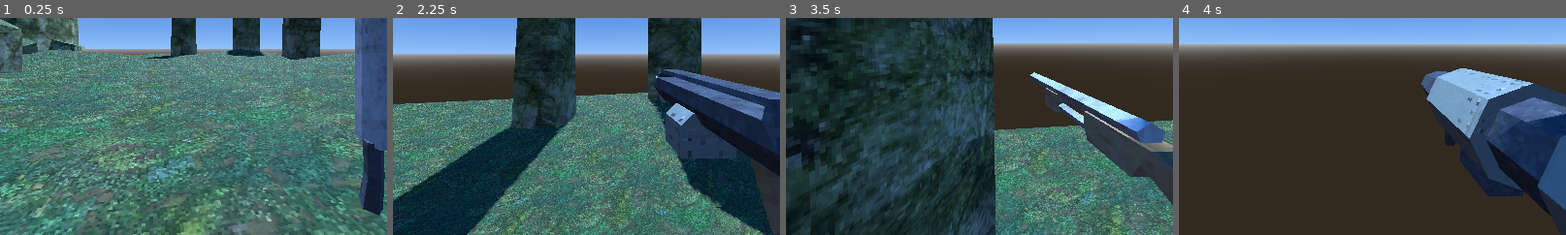
Above: before the commit, frames 1-4 (left to right).
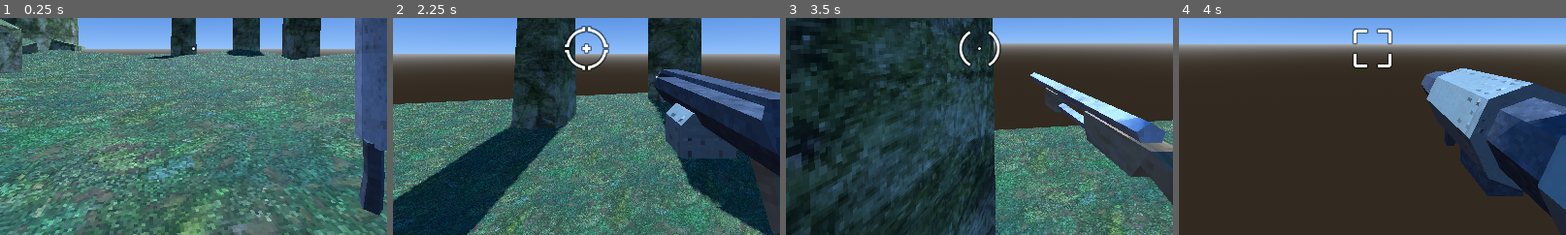
Above: after the commit, the same moments.

Repository: DavidWalshCode/Eldritch-Echoes
Game: Godot game, scene res://levels/level_1.tscn
The game is run twice, just before and just after one commit, with the same random seed, the same clock (stepped at 60 frames per second) and the same inputs.
Inputs (mouse positions are % of the whole screen's width and height, from its top left):
- Up to frame 1 (0.25 s): no input
- Up to frame 2 (2.25 s): tap Enter at 0.5 s; move the mouse to (55, 50) at 0.52 s; press the mouse at (55, 50) at 0.53 s; hold W (move_forwards) from 0.53 s (still down); tap Space (jump) at 0.77, 1.52 s; move the mouse to (45, 50) at 1.27 s; release the mouse at (45, 50) at 1.28 s; tap 1 at 1.35 s; move the mouse to (52, 48) at 2.02 s; tap 2 at 2.1 s
- Up to frame 3 (3.5 s): keep holding W (move_forwards); move the mouse to (49, 52) at 2.77 s; tap 3 at 2.85 s; tap Space (jump) at 3.02 s
- Up to frame 4 (4 s): keep holding W (move_forwards); move the mouse to (57, 51) at 3.52 s; tap 4 at 3.6 s; tap Space (jump) at 3.77 s
The pictures show only the part of the screen within x 25-75%, y 43-93%; the shares and areas given below are measured in that part.

The runs differ from the first frame. In frame 1, less than 0.1% of the frame differs, in the area x 49-51%, y 12-16%; in frame 2, 0.8%, in the area x 44-56%, y 3-25%; in frame 3, 0.4%; in frame 4, 0.6%.

Commit message:
Adding explosion effects for rocket launcher and crosshairs for all weapons

Diff:
--- a/characters/player/player.tscn
+++ b/characters/player/player.tscn
@@ -11,14 +11,18 @@
 [ext_resource type="PackedScene" uid="uid://cbtf6d7s603ra" path="res://weapons/attackemitters/area_damage_emitter.tscn" id="6_jrgnc"]
 [ext_resource type="PackedScene" uid="uid://nvmmiy60msaq" path="res://weapons/assets/rawweapons/shotgun.glb" id="6_ppfjd"]
 [ext_resource type="PackedScene" uid="uid://cseo8mpaiiufc" path="res://weapons/attackemitters/attack_emitter.tscn" id="7_bs2up"]
+[ext_resource type="Texture2D" uid="uid://caugx3v714q77" path="res://weapons/crosshairs/crosshair001.png" id="8_6pibq"]
 [ext_resource type="PackedScene" uid="uid://dkceu074onyx3" path="res://effects/muzzleflash/muzzle_flash.tscn" id="8_a6f6a"]
 [ext_resource type="PackedScene" uid="uid://dm2b4wrpid53g" path="res://weapons/attackemitters/hit_scan_attack_emitter.tscn" id="8_de1u1"]
 [ext_resource type="PackedScene" uid="uid://cd7ygljv63g7b" path="res://effects/muzzleflash/muzzleflash1.glb" id="9_k8nox"]
 [ext_resource type="PackedScene" uid="uid://cbi2uae24fd3r" path="res://effects/muzzleflash/muzzleflash3.glb" id="11_i3xgg"]
+[ext_resource type="Texture2D" uid="uid://b4uy7f6g3bq3i" path="res://weapons/crosshairs/crosshair065.png" id="12_8u8ct"]
 [ext_resource type="PackedScene" uid="uid://qrw2plryhi4p" path="res://weapons/attackemitters/burst_emitter.tscn" id="12_7642p"]
 [ext_resource type="PackedScene" uid="uid://dvih676eskm1v" path="res://weapons/attackemitters/spray_emitter.tscn" id="13_gux8a"]
 [ext_resource type="PackedScene" uid="uid://bc1qcptontamp" path="res://effects/muzzleflash/muzzleflash2.glb" id="16_t5aqn"]
 [ext_resource type="PackedScene" uid="uid://bm64bcj3p4lw5" path="res://weapons/attackemitters/projectile_emitter.tscn" id="17_mbee8"]
+[ext_resource type="Texture2D" uid="uid://dc8s7imd1wp3a" path="res://weapons/crosshairs/crosshair066.png" id="17_o80jd"]
+[ext_resource type="Texture2D" uid="uid://lg4u0xaqktbg" path="res://weapons/crosshairs/crosshair026.png" id="21_qbo7u"]
 
 [sub_resource type="CapsuleShape3D" id="CapsuleShape3D_xwpu4"]
 
@@ -296,6 +300,21 @@
 [node name="RayCast3D" parent="Camera3D/WeaponManager/Weapons/Machete/AttackEmitter/HitScanAttackEmitter" index="0"]
 target_position = Vector3(0, 0, -2)
 
+[node name="Crosshair" type="TextureRect" parent="Camera3D/WeaponManager/Weapons/Machete"]
+anchors_preset = 8
+anchor_left = 0.5
+anchor_top = 0.5
+anchor_right = 0.5
+anchor_bottom = 0.5
+offset_left = -36.0
+offset_top = -36.0
+offset_right = 36.0
+offset_bottom = 36.0
+grow_horizontal = 2
+grow_vertical = 2
+size_flags_horizontal = 4
+texture = ExtResource("8_6pibq")
+
 [node name="MachineGun" type="Node3D" parent="Camera3D/WeaponManager/Weapons"]
 transform = Transform3D(1, 0, 0, 0, 1, 0, 0, 0, 1, 0, 0, -0.104714)
 visible = false
@@ -324,6 +343,21 @@
 [node name="muzzleflash1" parent="Camera3D/WeaponManager/Weapons/MachineGun/Graphics/MuzzleFlash" instance=ExtResource("9_k8nox")]
 transform = Transform3D(-2.05908, 0, 1.38254e-07, 0, 1.69976, 0, -1.80011e-07, 0, -1.58144, -0.00195646, 0.000213146, 0.0173593)
 
+[node name="Crosshair" type="TextureRect" parent="Camera3D/WeaponManager/Weapons/MachineGun"]
+anchors_preset = 8
+anchor_left = 0.5
+anchor_top = 0.5
+anchor_right = 0.5
+anchor_bottom = 0.5
+offset_left = -36.0
+offset_top = -36.0
+offset_right = 36.0
+offset_bottom = 36.0
+grow_horizontal = 2
+grow_vertical = 2
+size_flags_horizontal = 4
+texture = ExtResource("12_8u8ct")
+
 [node name="Shotgun" type="Node3D" parent="Camera3D/WeaponManager/Weapons"]
 transform = Transform3D(1, 0, 0, 0, 1, 0, 0, 0, 1, 0, 0, 0.0563715)
 visible = false
@@ -357,6 +391,21 @@
 
 [node name="HitScanAttackEmitter" parent="Camera3D/WeaponManager/Weapons/Shotgun/AttackEmitter/BurstEmitter/SprayEmitter" instance=ExtResource("8_de1u1")]
 
+[node name="Crosshair" type="TextureRect" parent="Camera3D/WeaponManager/Weapons/Shotgun"]
+anchors_preset = 8
+anchor_left = 0.5
+anchor_top = 0.5
+anchor_right = 0.5
+anchor_bottom = 0.5
+offset_left = -36.0
+offset_top = -36.0
+offset_right = 36.0
+offset_bottom = 36.0
+grow_horizontal = 2
+grow_vertical = 2
+size_flags_horizontal = 4
+texture = ExtResource("17_o80jd")
+
 [node name="RocketLauncher" type="Node3D" parent="Camera3D/WeaponManager/Weapons"]
 script = ExtResource("4_qyhjh")
 damage = 40
@@ -382,6 +431,21 @@
 
 [node name="ProjectileEmitter" parent="Camera3D/WeaponManager/Weapons/RocketLauncher/AttackEmitter" instance=ExtResource("17_mbee8")]
 
+[node name="Crosshair" type="TextureRect" parent="Camera3D/WeaponManager/Weapons/RocketLauncher"]
+anchors_preset = 8
+anchor_left = 0.5
+anchor_top = 0.5
+anchor_right = 0.5
+anchor_bottom = 0.5
+offset_left = -36.0
+offset_top = -36.0
+offset_right = 36.0
+offset_bottom = 36.0
+grow_horizontal = 2
+grow_vertical = 2
+size_flags_horizontal = 4
+texture = ExtResource("21_qbo7u")
+
 [node name="CharacterMover" parent="." instance=ExtResource("2_k2lt6")]
 jump_force = 15.0
 
--- a/characters/player/weapon_manager.gd
+++ b/characters/player/weapon_manager.gd
@@ -22,7 +22,7 @@
 
 func disable_all_weapons():
 	for weapon in weapons:
-		if has_method("set_active"):
+		if weapon.has_method("set_active"):
 			weapon.set_active(false)
 		else:
 			weapon.hide()
@@ -51,7 +51,7 @@
 	current_slot = slot_index
 	current_weapon = weapons[current_slot]
 
-	if has_method("set_active"):
+	if current_weapon.has_method("set_active"):
 		current_weapon.set_active(true)
 	else:
 		current_weapon.show()
--- a/weapons/projectiles/rocket.gd
+++ b/weapons/projectiles/rocket.gd
@@ -7,3 +7,9 @@
 	$TrailSmokeParticles.emitting = false
 	area_damage_emitter.damage = damage
 	area_damage_emitter.fire()
+
+	$ExplosionFireball.restart()
+	$ExplosionSparkParticles.restart()
+
+	await get_tree().create_timer(0.15).timeout
+	$ExplosionSmokeParticles
--- a/weapons/projectiles/rocket.tscn
+++ b/weapons/projectiles/rocket.tscn
@@ -1,9 +1,10 @@
-[gd_scene load_steps=14 format=3 uid="uid://opt6mrqu2jqe"]
+[gd_scene load_steps=27 format=3 uid="uid://opt6mrqu2jqe"]
 
 [ext_resource type="PackedScene" uid="uid://bl150msgq7vur" path="res://weapons/projectiles/projectile.tscn" id="1_kujtm"]
 [ext_resource type="PackedScene" uid="uid://coerxuptsgxrc" path="res://weapons/projectiles/assets/rocket.glb" id="2_hiucq"]
 [ext_resource type="Script" path="res://weapons/projectiles/rocket.gd" id="2_u5d6h"]
 [ext_resource type="PackedScene" uid="uid://cbi2uae24fd3r" path="res://effects/muzzleflash/muzzleflash3.glb" id="3_erksw"]
+[ext_resource type="Texture2D" uid="uid://dhud8rywluaw6" path="res://effects/circle32.png" id="5_8nqg7"]
 [ext_resource type="PackedScene" uid="uid://cbtf6d7s603ra" path="res://weapons/attackemitters/area_damage_emitter.tscn" id="5_jg43v"]
 
 [sub_resource type="Animation" id="Animation_vmmb5"]
@@ -71,8 +72,84 @@
 radial_segments = 7
 rings = 3
 
+[sub_resource type="StandardMaterial3D" id="StandardMaterial3D_prh5m"]
+transparency = 1
+shading_mode = 0
+vertex_color_use_as_albedo = true
+
+[sub_resource type="Gradient" id="Gradient_wsdvd"]
+offsets = PackedFloat32Array(0, 0.180791, 0.384181, 0.649718)
+colors = PackedColorArray(1, 1, 1, 1, 0.870588, 0.517647, 0, 1, 0.823529, 0.12549, 0, 1, 0, 0, 0, 1)
+
+[sub_resource type="GradientTexture1D" id="GradientTexture1D_e14ys"]
+gradient = SubResource("Gradient_wsdvd")
+
+[sub_resource type="Curve" id="Curve_idxbi"]
+_data = [Vector2(0, 0.157895), 0.0, 0.0, 0, 0, Vector2(0.447115, 0.894737), 0.0, 0.0, 0, 0, Vector2(0.798077, 0.947368), 0.0, 0.0, 0, 0, Vector2(1, 0), 0.0, 0.0, 0, 0]
+point_count = 4
+
+[sub_resource type="CurveTexture" id="CurveTexture_ag6i4"]
+curve = SubResource("Curve_idxbi")
+
+[sub_resource type="ParticleProcessMaterial" id="ParticleProcessMaterial_0h2bu"]
+particle_flag_rotate_y = true
+gravity = Vector3(0, 0.3, 0)
+angular_velocity_min = -15.0
+angular_velocity_max = 15.0
+angle_max = 720.0
+scale_min = 5.0
+scale_max = 5.0
+scale_curve = SubResource("CurveTexture_ag6i4")
+color_ramp = SubResource("GradientTexture1D_e14ys")
+
+[sub_resource type="StandardMaterial3D" id="StandardMaterial3D_1g7jl"]
+transparency = 2
+alpha_scissor_threshold = 0.5
+alpha_antialiasing_mode = 0
+shading_mode = 0
+albedo_color = Color(1, 0.929412, 0.215686, 1)
+albedo_texture = ExtResource("5_8nqg7")
+texture_filter = 2
+billboard_mode = 3
+billboard_keep_scale = true
+particles_anim_h_frames = 1
+particles_anim_v_frames = 1
+particles_anim_loop = false
+
+[sub_resource type="ParticleProcessMaterial" id="ParticleProcessMaterial_lc1xx"]
+emission_shape = 1
+emission_sphere_radius = 1.0
+spread = 180.0
+initial_velocity_min = 10.0
+initial_velocity_max = 12.0
+scale_min = 0.1
+scale_max = 0.2
+
+[sub_resource type="QuadMesh" id="QuadMesh_l2sjj"]
+
+[sub_resource type="Gradient" id="Gradient_dhhee"]
+offsets = PackedFloat32Array(0.512195, 0.99187)
+colors = PackedColorArray(1, 1, 1, 1, 1, 1, 1, 0)
+
+[sub_resource type="GradientTexture1D" id="GradientTexture1D_jsn6y"]
+gradient = SubResource("Gradient_dhhee")
+
+[sub_resource type="ParticleProcessMaterial" id="ParticleProcessMaterial_umljj"]
+emission_shape = 1
+emission_sphere_radius = 2.0
+particle_flag_rotate_y = true
+gravity = Vector3(0, 0.3, 0)
+angular_velocity_min = -15.0
+angular_velocity_max = 15.0
+angle_max = 720.0
+scale_min = 2.0
+scale_max = 3.0
+color = Color(0.407843, 0.407843, 0.407843, 0.698039)
+color_ramp = SubResource("GradientTexture1D_jsn6y")
+
 [node name="Rocket" instance=ExtResource("1_kujtm")]
 script = ExtResource("2_u5d6h")
+delete_on_hit_after_time = 2.0
 
 [node name="Graphics" parent="." index="0"]
 transform = Transform3D(1, 0, 0, 0, 1, 0, 0, 0, 1, 0, 0, 0)
@@ -99,4 +176,34 @@
 process_material = SubResource("ParticleProcessMaterial_nmjpn")
 draw_pass_1 = SubResource("SphereMesh_acq7n")
 
-[node name="AreaDamageEmitter" parent="." index="3" instance=ExtResource("5_jg43v")]
+[node name="ExplosionFireball" type="GPUParticles3D" parent="." index="3"]
+transform = Transform3D(1, 0, 0, 0, 1, 0, 0, 0, 1, 0, 0, 1.12018)
+material_override = SubResource("StandardMaterial3D_prh5m")
+emitting = false
+amount = 1
+lifetime = 0.3
+one_shot = true
+process_material = SubResource("ParticleProcessMaterial_0h2bu")
+draw_pass_1 = SubResource("SphereMesh_acq7n")
+
+[node name="ExplosionSparkParticles" type="GPUParticles3D" parent="." index="4"]
+material_override = SubResource("StandardMaterial3D_1g7jl")
+emitting = false
+amount = 16
+one_shot = true
+speed_scale = 2.0
+explosiveness = 1.0
+process_material = SubResource("ParticleProcessMaterial_lc1xx")
+draw_pass_1 = SubResource("QuadMesh_l2sjj")
+
+[node name="ExplosionSmokeParticles" type="GPUParticles3D" parent="." index="5"]
+material_override = SubResource("StandardMaterial3D_kie2m")
+emitting = false
+amount = 5
+lifetime = 2.0
+one_shot = true
+explosiveness = 1.0
+process_material = SubResource("ParticleProcessMaterial_umljj")
+draw_pass_1 = SubResource("SphereMesh_acq7n")
+
+[node name="AreaDamageEmitter" parent="." index="6" instance=ExtResource("5_jg43v")]
--- a/weapons/weapon.gd
+++ b/weapons/weapon.gd
@@ -69,7 +69,8 @@
 	attack_emitter.global_transform = fire_point.global_transform
 	attack_emitter.fire()
 
-func set_active(a : bool):
-	visible = a
-	if !a:
+func set_active(active : bool):
+	$Crosshair.visible = active
+	visible = active
+	if !active:
 		animation_player.play("RESET")
Not shown: 1 places in characters/player/player.tscn that only renumber resources
